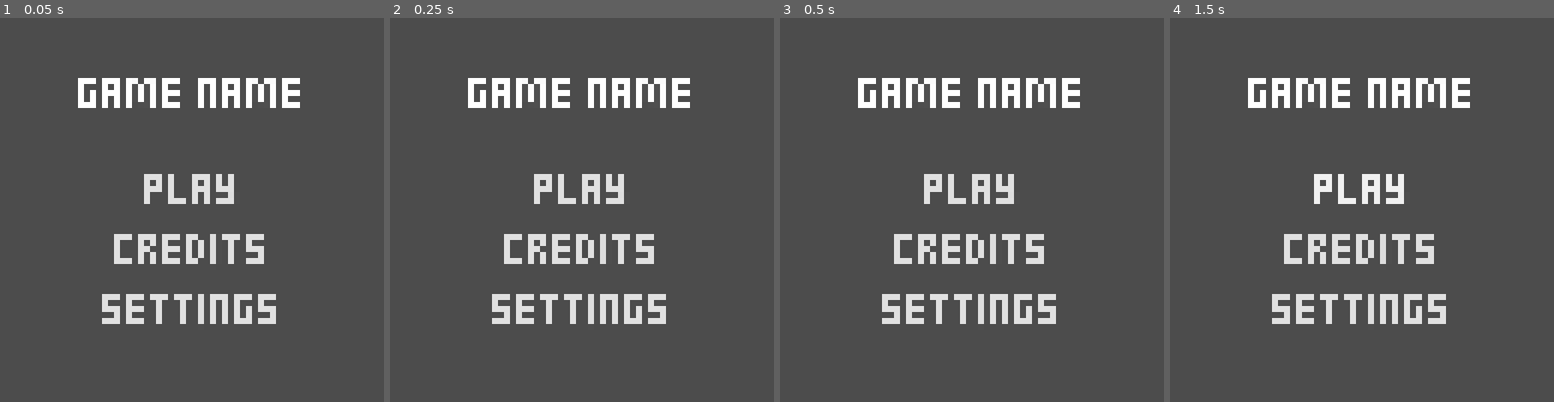
Above: before the commit, frames 1-4 (left to right).
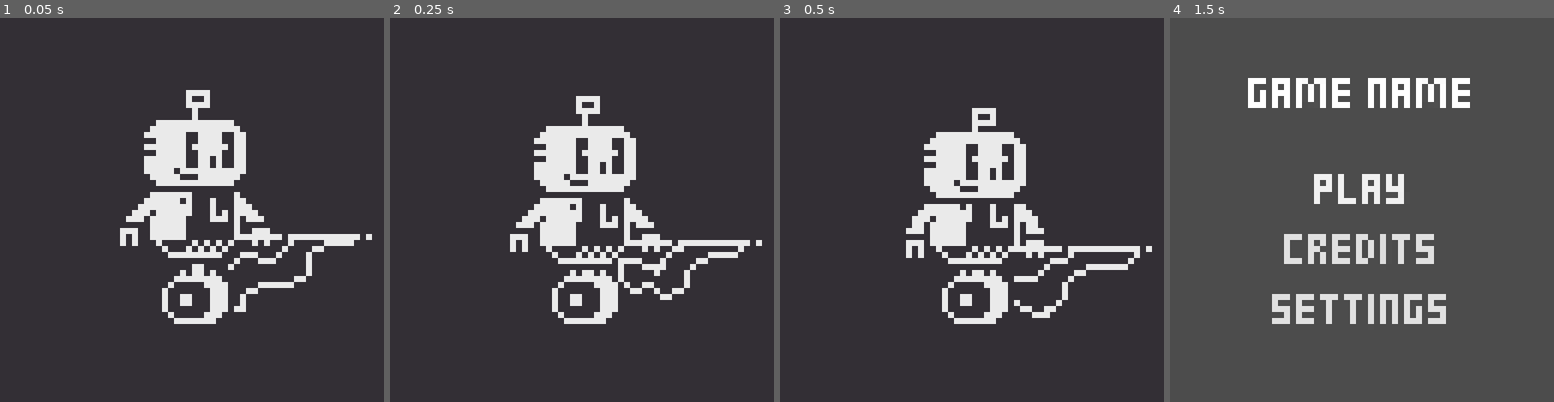
Above: after the commit, the same moments.

Repository: lospec/lowresjam2020
Game: Godot game, scene res://UI/Splash Screen/Splash Screen.tscn
Same seed, same stepped clock (60 frames per second), same inputs: the game is played once before the commit and once after it. Before the commit the project starts from res://UI/Main Menu/Main Menu.tscn.
Inputs (mouse positions are in pixels of both pictures, inside the frame that each line leads up to):
- Up to frame 1 (0.05 s): no input
- Up to frame 2 (0.25 s): no input
- Up to frame 3 (0.5 s): no input
- Up to frame 4 (1.5 s): click (1362, 190) at 0.5 s, where only the run before the commit has a clickable "Play"; click "Play" at 1.25 s

The runs differ from the first frame. In frame 1, 99% of the frame differs, in the area x 0-100%, y 0-100%; in frame 2, 98%; in frame 3, 98%; in frame 4, nothing differs.

Commit message:
Added a manual splash screen

Diff:
--- /dev/null
+++ b/UI/Splash Screen/Splash Screen.gd
@@ -0,0 +1,21 @@
+extends Node
+
+# Onready Variables
+onready var animated_sprite = $AnimatedSprite
+
+func _ready():
+	animated_sprite.frame = 0
+
+func _unhandled_input(event):
+	if event is InputEventMouseButton:
+		go_to_main_menu()
+
+func _unhandled_key_input(_event):
+	go_to_main_menu()
+
+func _on_AnimatedSprite_animation_finished():
+	go_to_main_menu()
+
+func go_to_main_menu():
+	if get_tree().change_scene("res://UI/Main Menu/Main Menu.tscn") != OK:
+		print_debug("An error occured while attempting to change to the main menu scene")
--- /dev/null
+++ b/UI/Splash Screen/Splash Screen.tscn
@@ -0,0 +1,56 @@
+[gd_scene load_steps=12 format=2]
+
+[ext_resource path="res://UI/Splash Screen/Splash Screen.gd" type="Script" id=1]
+[ext_resource path="res://UI/Splash Screen/Splash Screen.png" type="Texture" id=2]
+
+[sub_resource type="AtlasTexture" id=1]
+atlas = ExtResource( 2 )
+region = Rect2( 0, 0, 64, 64 )
+
+[sub_resource type="AtlasTexture" id=2]
+atlas = ExtResource( 2 )
+region = Rect2( 64, 0, 64, 64 )
+
+[sub_resource type="AtlasTexture" id=3]
+atlas = ExtResource( 2 )
+region = Rect2( 128, 0, 64, 64 )
+
+[sub_resource type="AtlasTexture" id=4]
+atlas = ExtResource( 2 )
+region = Rect2( 192, 0, 64, 64 )
+
+[sub_resource type="AtlasTexture" id=5]
+atlas = ExtResource( 2 )
+region = Rect2( 256, 0, 64, 64 )
+
+[sub_resource type="AtlasTexture" id=6]
+atlas = ExtResource( 2 )
+region = Rect2( 320, 0, 64, 64 )
+
+[sub_resource type="AtlasTexture" id=7]
+atlas = ExtResource( 2 )
+region = Rect2( 384, 0, 64, 64 )
+
+[sub_resource type="AtlasTexture" id=8]
+atlas = ExtResource( 2 )
+region = Rect2( 448, 0, 64, 64 )
+
+[sub_resource type="SpriteFrames" id=9]
+animations = [ {
+"frames": [ SubResource( 1 ), SubResource( 2 ), SubResource( 3 ), SubResource( 4 ), SubResource( 5 ), SubResource( 6 ), SubResource( 7 ), SubResource( 8 ) ],
+"loop": true,
+"name": "default",
+"speed": 5.0
+} ]
+
+[node name="Splash Screen" type="Node"]
+script = ExtResource( 1 )
+
+[node name="Camera2D" type="Camera2D" parent="."]
+current = true
+
+[node name="AnimatedSprite" type="AnimatedSprite" parent="."]
+frames = SubResource( 9 )
+frame = 4
+playing = true
+[connection signal="animation_finished" from="AnimatedSprite" to="." method="_on_AnimatedSprite_animation_finished"]
--- a/project.godot
+++ b/project.godot
@@ -16,7 +16,9 @@
 [application]
 
 config/name="Lowres Lospec Game"
-run/main_scene="res://UI/Main Menu/Main Menu.tscn"
+run/main_scene="res://UI/Splash Screen/Splash Screen.tscn"
+boot_splash/image="res://UI/Splash Screen/Splash Screen First Frame.png"
+boot_splash/use_filter=false
 config/icon="res://icon.png"
 
 [display]
Binary file added: UI/Splash Screen/Splash Screen First Frame.png
Not shown, added: UI/Splash Screen/Splash Screen First Frame.png.import
Binary file added: UI/Splash Screen/Splash Screen.png
Not shown, added: UI/Splash Screen/Splash Screen.png.import
